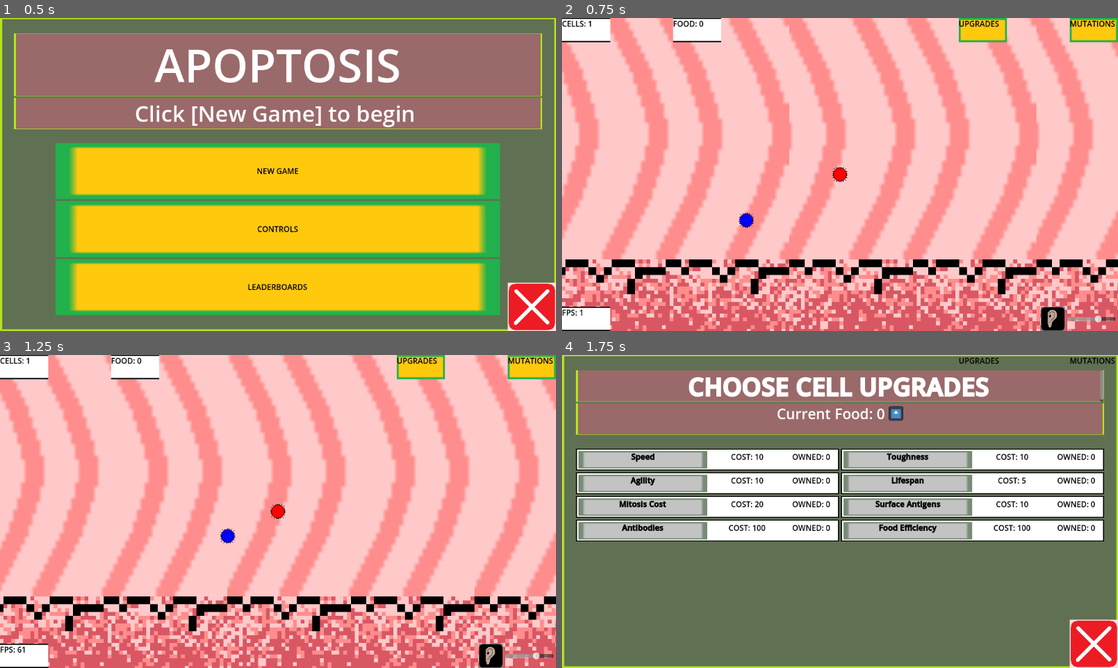
Above: before the commit, frames 1-4 (two rows, left to right).
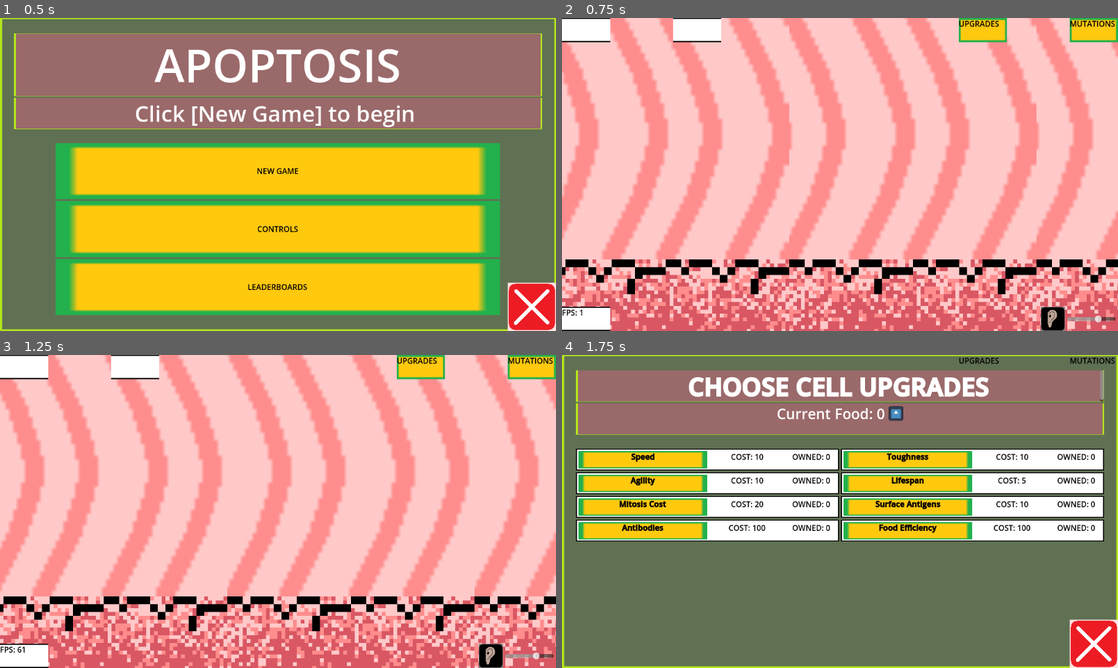
Above: after the commit, the same moments.

Repository: James-Perdue/GMTKJam24
Game: Godot game, scene res://scenes/splash_screen.tscn
Two runs of this game, one before a commit and one after it. Both use one fixed random seed, a clock stepped at 60 frames per second and the inputs below. The engine's default icon, where the game draws it, is replaced by a stand-in: a white triangle on a blue panel in a dark square. Sound files missing from this copy of the repository are replaced by a short silence.
Inputs (mouse positions are in pixels of both pictures, inside the frame that each line leads up to):
- Up to frame 1 (0.5 s): no input
- Up to frame 2 (0.75 s): click (840, 171) at 0.5 s
- Up to frame 3 (1.25 s): no input
- Up to frame 4 (1.75 s): click (984, 367) at 1.25 s

Frame 1 is identical in both runs. In frame 2, 0.3% of the frame differs, in the area x 0-52%, y 0-68%; in frame 3, 0.3%; in frame 4, 9.9%, in the area x 2-74%, y 30-59%.
Error after the commit: Parse Error: Variable "d_cell_durability" has the same name as a previously declared variable. (res://colony.gd:19)

Commit message:
Add easter egg (#25)
* Add metadata and lifetime

* Fix food counter

* Added colony combat

* Added basic sound ability to colony

* Fixed collisions, added audio singleton

* Added color change

* Change to use combat manager

* Add easter egg

Diff:
--- a/Colony.tscn
+++ b/Colony.tscn
@@ -23,5 +23,8 @@
 default_color = Color(0.791616, 0.0107884, 6.73831e-07, 1)
 texture = ExtResource("3_cutqc")
 texture_mode = 2
+joint_mode = 1
+begin_cap_mode = 2
+end_cap_mode = 2
 
 [connection signal="cellDied" from="." to="." method="_on_cell_died"]
--- a/audio_manager.gd
+++ b/audio_manager.gd
@@ -29,6 +29,7 @@
 		audio_players[sound_name] = player
 		player.play()
 
+
 func play_music(music_name: String, volume_db: float = 0.0):
 	music_player.stream = load("res://assets/Sounds/" + music_name + ".ogg")
 	music_player.volume_db = volume_db
--- a/cell.gd
+++ b/cell.gd
@@ -28,7 +28,6 @@
 	get_parent().cellDied.emit(self)
 	queue_free()
 
-
 func move_to_target():
 	if(get_parent().colonyRadius == 0):
 		return
--- a/colony.gd
+++ b/colony.gd
@@ -16,6 +16,7 @@
 var d_damage_multiplier = 1.0
 var d_cell_lifetime = 20
 var d_cell_durability = 1
+var d_cell_durability = 1
 var d_food_efficiency = 1.0
 var d_split_cost = 5
 
@@ -27,6 +28,7 @@
 var split_cost : int = d_split_cost
 
 var stunned = false
+var flagellating = false
 
 signal colonyUpdated()
 signal cellDied(cell : Area2D)
@@ -106,22 +108,44 @@
 	return Vector2(x, y)
 
 func flagellate():
+	if(flagellating):
+		return
+	flagellating = true
 	var direction = velocity.normalized()
-	var length = 500
+	var length = 300
 	$Flagella.clear_points()
 	$Flagella.add_point(Vector2(0,0))
 	var lastPoint = Vector2(0,0)
 	for i in range(5):
 		await get_tree().create_timer(.02, false).timeout
-		lastPoint += direction * length * .2
+		lastPoint += direction * length * .2 + Vector2(randf_range(-10,10), randf_range(-10,10))
 		$Flagella.add_point(lastPoint)
 
+	var query = PhysicsRayQueryParameters2D.create(Vector2(global_position), Vector2(global_position + direction * length))
+	var result = get_world_2d().direct_space_state.intersect_ray(query)
+	if result:
+		if(result.collider.has_meta("type")):
+			var type = result.collider.get_meta("type")
 
+			if type == "colony":
+				damageColony(result.collider, 5)
 	await get_tree().create_timer(.2, false).timeout
 	$Flagella.clear_points()
+	flagellating = false
+
+func damageColony(colony, totalDamage):
+	var cellsKilled = clamp(floor(totalDamage / colony.cellDurability), 0, len(colony.cells))
+	var potentialCells = range(0, cellsKilled)
+	for i in potentialCells:
+		if(len(colony.cells) <= i):
+			break
+		colony.cells[i].killCell()
 
 func _on_cell_died(cell: Area2D) -> void:
-	AudioManager.play_sound("Squelch", 1)
+	if(randf() < .001):
+		AudioManager.play_sound("manly_scream_1", 1)
+	else:
+		AudioManager.play_sound("Squelch", 1)
 	cells.erase(cell)
 	updateColony()
 	if(len(cells) <= 0):
--- a/scenes/EnemyController.gd
+++ b/scenes/EnemyController.gd
@@ -8,7 +8,8 @@
 		cellDurability = 5,
 		speed = 200,
 		damageMultiplier = 2,
-		startPosition = Vector2(20, 256)
+		startPosition = Vector2(20, 256),
+		numCells = 1
 }
 
 # Called when the node enters the scene tree for the first time.
@@ -18,6 +19,7 @@
 	colony = Colony.instantiate()
 	colony.colonyColor = colonySettings.colonyColor
 	colony.position = colonySettings.startPosition
+	colony.initialCells = colonySettings.numCells
 	colony.colonyDied.connect(_on_colony_die)
 	# Colony Specific Stats
 	# Is there a need for this?
--- a/scenes/root_level.gd
+++ b/scenes/root_level.gd
@@ -9,21 +9,24 @@
 		cellDurability = 5,
 		speed = 200,
 		damageMultiplier = 2,
-		startPosition = Vector2(150, 200)
+		startPosition = Vector2(150, 200),
+		numCells = 1
 	},
 	{
 		colonyColor = 'green',
 		cellDurability = 3,
 		speed = 300,
 		damageMultiplier = 1,
-		startPosition = Vector2(2000, 200)
+		startPosition = Vector2(2000, 200),
+		numCells = 5
 	},
 	{
 		colonyColor = 'black',
 		cellDurability = 5,
 		speed = 100,
 		damageMultiplier = 10,
-		startPosition = Vector2(4000, 200)
+		startPosition = Vector2(4000, 200),
+		numCells = 2
 	}
 ]
 
@@ -49,14 +52,19 @@
 func _on_food_timer_timeout() -> void:
 	var screenSize = get_viewport_rect().size
 	if(camera):
-		var x = randf_range(camera.global_position.x - screenSize.x * .3, camera.global_position.x + screenSize.x * .3)
-		var y = randf_range(camera.global_position.y - screenSize.y * .3, camera.global_position.y + screenSize.y * .3)
-
-		var foodInstance = Food.instantiate()
-		add_child(foodInstance)
-		foodInstance.position.x = x
-		foodInstance.position.y = y
-		foodInstance.add_to_group("foods")
+		while(true):
+			var x = randf_range(camera.global_position.x - screenSize.x * .3, camera.global_position.x + screenSize.x * .3)
+			var y = randf_range(camera.global_position.y - screenSize.y * .3, camera.global_position.y + screenSize.y * .3)
+			var checkPoint = PhysicsPointQueryParameters2D.new()
+			checkPoint.position = Vector2(x,y)
+			if(get_world_2d().direct_space_state.intersect_point(checkPoint).size() > 0):
+				continue
+			var foodInstance = Food.instantiate()
+			add_child(foodInstance)
+			foodInstance.position.x = x
+			foodInstance.position.y = y
+			foodInstance.add_to_group("foods")
+			break
 
 func _on_player_controller_game_over(won: bool) -> void:
 	# Stop Food Spawning
Not shown, added: assets/Sounds/manly_scream_1.wav.import
Not shown, added: assets/Sounds/manly_scream_1.wav
